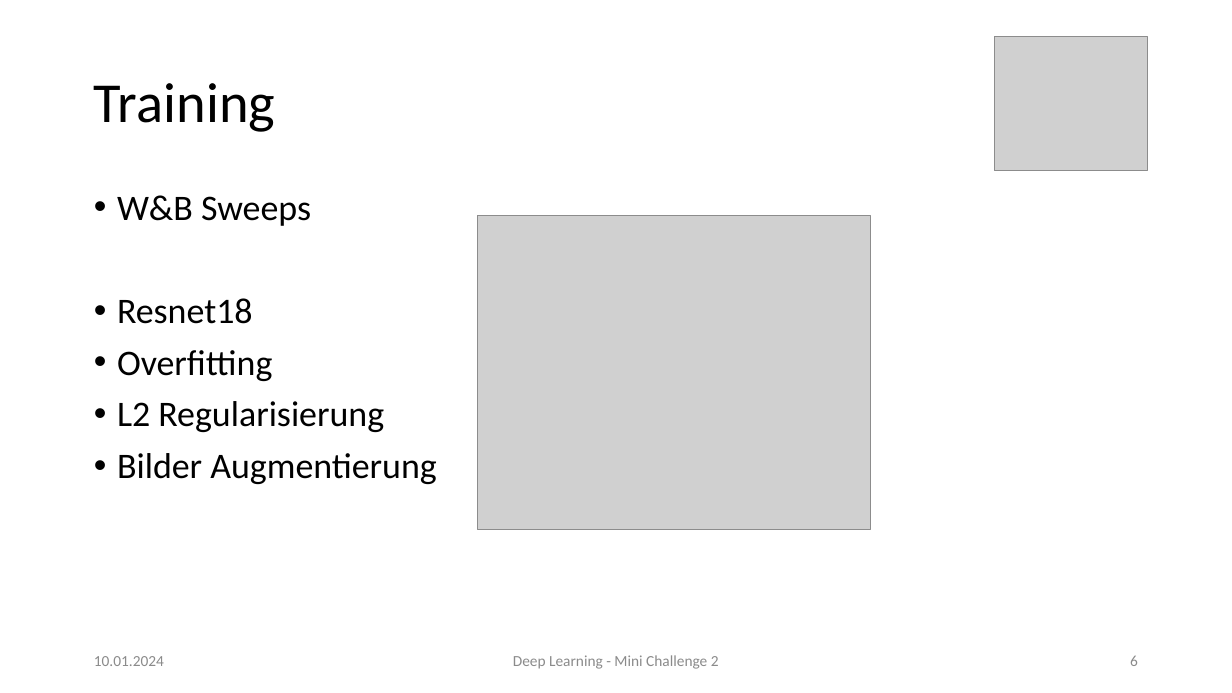
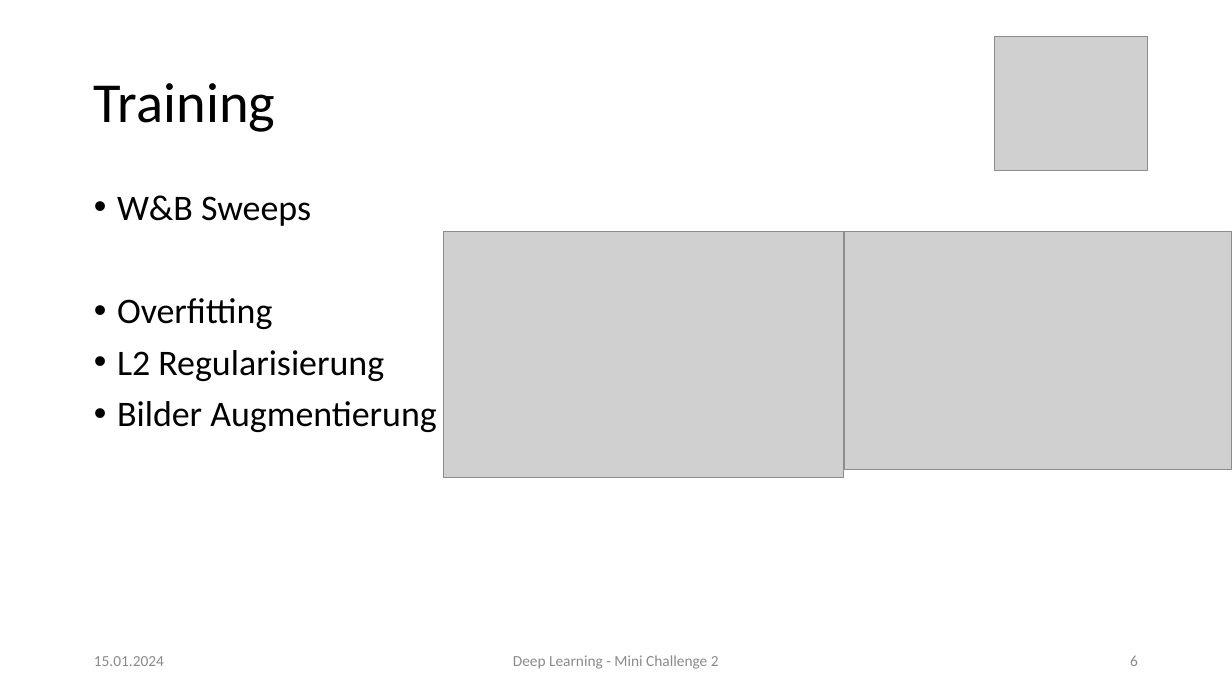
Before and after one commit to 7ben18/fhnw-del-Deep-Learning, a slide deck: slide 6 of del-Minichallenge-2/docs/del-mc2-präsi.pptx. Drawn at 1232x693 pixels with LibreOffice and Linux fonts; fonts in the diff are those of the drawing; grey boxes stand for pictures. Boxes give left, top, right and bottom in pixels: in the first picture for what was removed or moved away, otherwise in the second. Text is boxed around its words. In the diff, an @@ line names an element or a change of style, - is before the commit and + after.

Commit message:
minor changes in pptx

```diff
--- a/del-Minichallenge-2/docs/del-mc2-präsi.pptx
+++ b/del-Minichallenge-2/docs/del-mc2-präsi.pptx
@@ picture: place and size @@
-picture at [478, 215, 871, 530]
+picture at [444, 232, 844, 478]
@@ picture added at [845, 232, 1232, 470] @@
@@ text at [117, 298, 253, 324]: paragraph removed @@
-• Resnet18
@@ text at [94, 656, 164, 666]: text changed @@
-10.01.2024
+15.01.2024
```
Also in this commit, not shown: 9 other slides changed.
